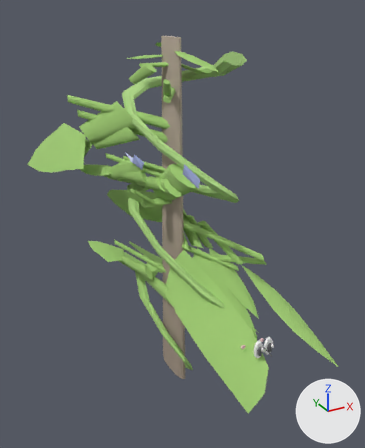
An edit to the glTF model web-forest/public/model/species/mikania-micrantha.glb, drawn before and after from the same camera.
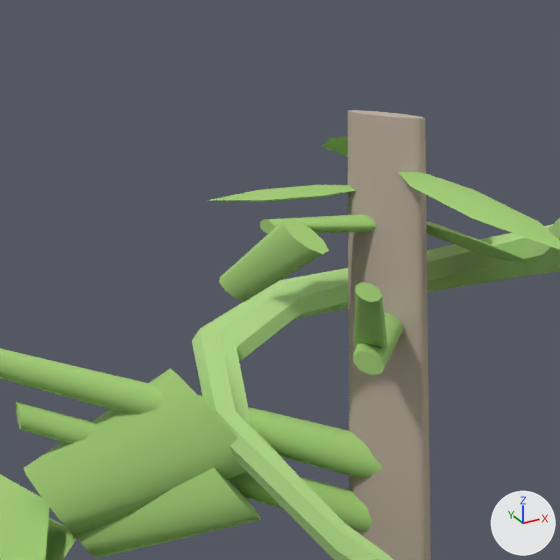
The first picture shows the older version from a 50 mm lens placed at (-0.553, -1.194, 0.969), pointed at (0.07, -0.062, 0.403). The close-ups show the older and then the newer version on the part from 20% to 59% of the width and 2% to 33% of the height of that picture. Only the edits that show in the close-ups are written down. The axes (+X, +Y, +Z) are drawn at lower right. The lights are the same throughout. Where no turn or scale is listed for an object, it has been applied to the vertices. Vertices at exactly the same position are counted once.

Names of what the first close-up shows: 'climber', 'p16', 'p17', 'p18', 'p19', 'p20', 'p21', 'p22' and 1 more.
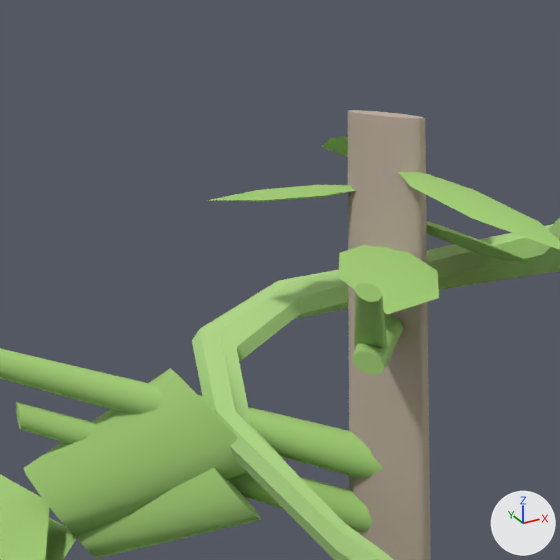
Location of each change, [x1, y1, x2, y2] in pixels of the close-ups (560 x 560 px):
'p19', reshaped, moved: before [219, 214, 376, 302]; after [339, 244, 439, 315]
part 1 of me_mesh_19, deleted (green): before [219, 219, 329, 302]
part 2 of me_mesh_19, built on: before [260, 214, 376, 234]; after [339, 244, 439, 315]

The edits, one by one:
me_mesh_19 is used by ob_p19; location (-0.0119, -0.1589, 0.843).
me_mesh_19 had 40 vertices, 72 faces and spanned x -0.0594..0.0006, y -0.0282..0.1194, z -0.0506..0.0048.
me_mesh_19 now has 10 vertices, 16 faces and spans x -0.0462..0.0, y -0.1082..0.0194, z -0.0275..0.0.
me_mesh_19 part 1: the loose piece of 20 vertices spanning x -0.0594..-0.0456, y -0.0282..0.1194, z -0.0506..0.0029 is deleted.
Part 2, on me_mesh_19:
19 vertices are removed from x -0.053..0.0006, y -0.0141..0.0562, z -0.0078..0.0048.
36 faces are deleted.
9 vertices are added at x -0.0462..-0.0108, y -0.1082..0.0194, z -0.0275..-0.0059.
16 new faces join them.
Object 'p19' (ob_p19) moves from (-0.0119, -0.1589, 0.843) to (-0.0119, -0.1589, 0.8351).
